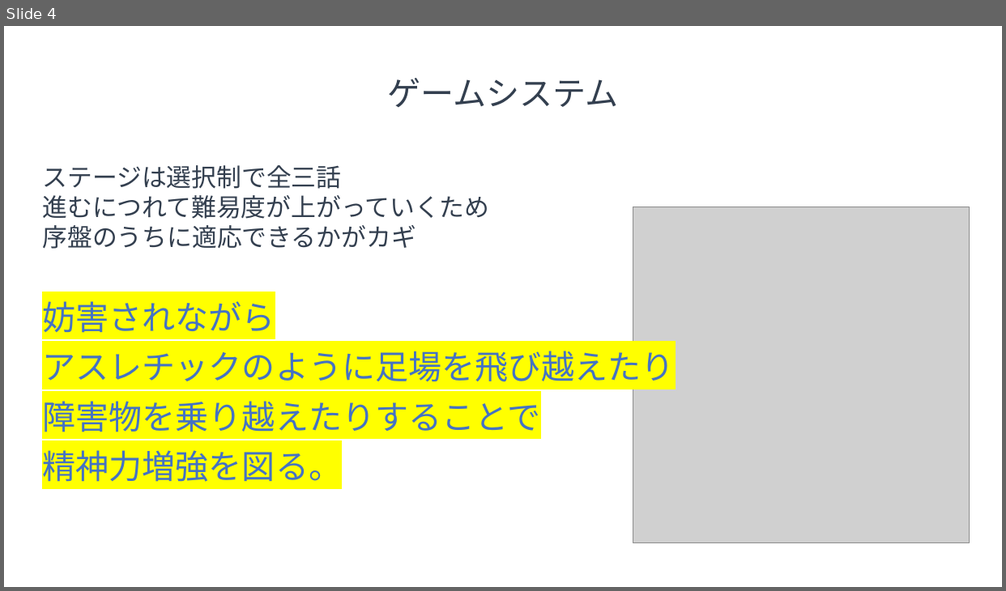
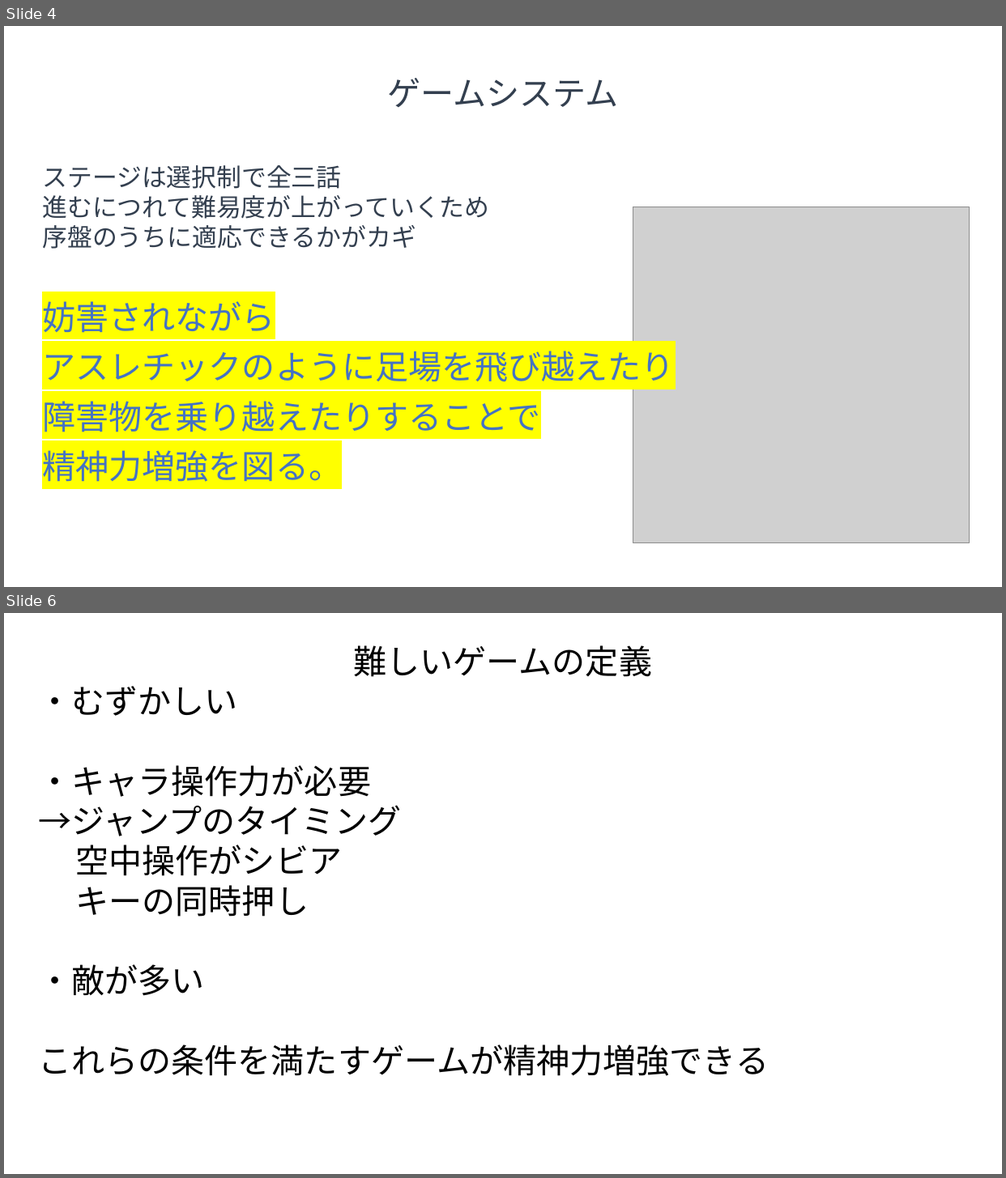
Before and after one commit to trr-n/taxmc-neo, a slide deck: kikaku/potato_kikakusho.pptx. Shown one above the other, each under a label of ours: slide 4 before the commit, slides 4 and 6 after it; the slides between them are not shown. The pictures are 1006x591 and 1006x1178 pixels, drawn with LibreOffice and Linux fonts; fonts in the diff are those of the drawing; grey boxes stand for pictures. Boxes give left, top, right and bottom in pixels: in the first picture for what was removed or moved away, otherwise in the second. Text is boxed around its words. In the diff, an @@ line names an element or a change of style, - is before the commit and + after.

```diff
--- a/kikaku/potato_kikakusho.pptx
+++ b/kikaku/potato_kikakusho.pptx
@@ slide 6 added at bbox=[4, 613, 1002, 1174], background #FFFFFF @@
@@ text added at bbox=[38, 645, 769, 1076], 32 pt, text #000000 @@
+難しいゲームの定義
+・むずかしい
+・キャラ操作力が必要
+→ジャンプのタイミング
+空中操作がシビア
+キーの同時押し
+・敵が多い
+これらの条件を満たすゲームが精神力増強できる
```
Also in this commit, not shown: 1 slide changed, 1 slide removed, 13 other files.
